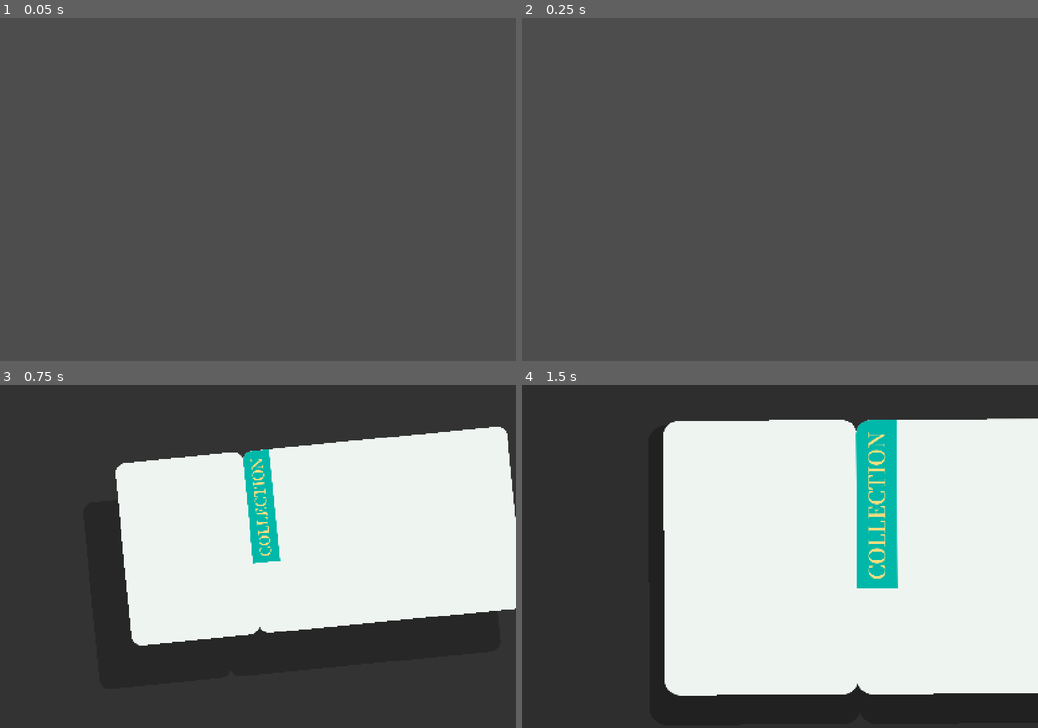
Above: before the commit, frames 1-4 (two rows, left to right).
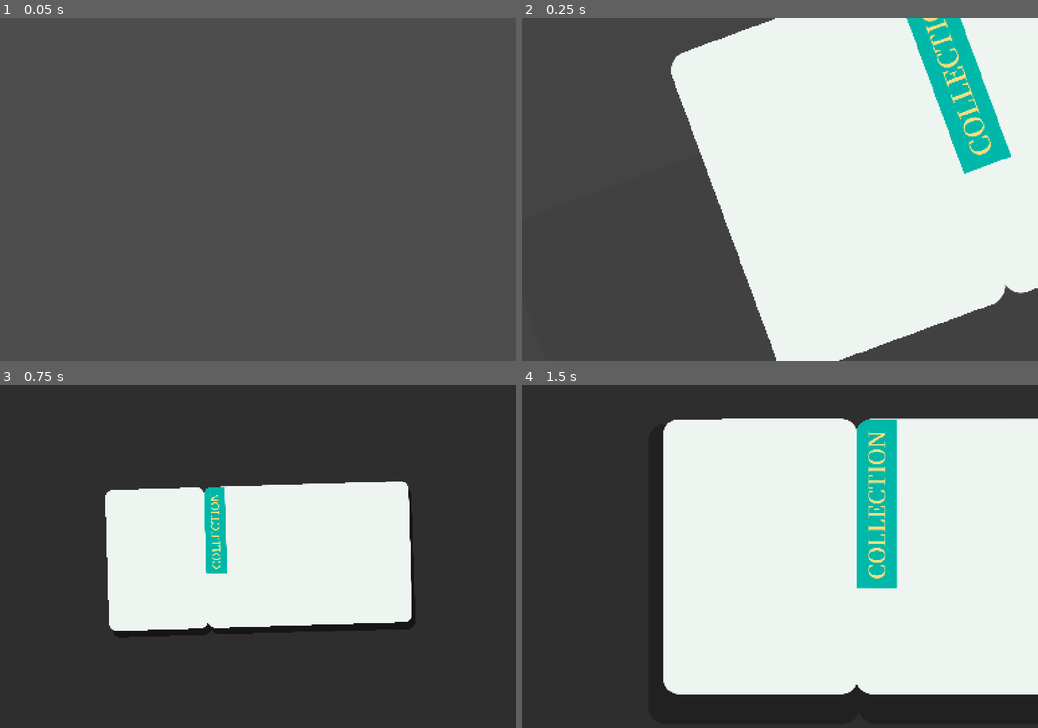
Above: after the commit, the same moments.

Repository: JeongJoonLee-kr/ANU_TreasureMap
Game: Godot game, scene res://investigator_card.tscn
The game is run twice, just before and just after one commit, with the same random seed, the same clock (stepped at 60 frames per second) and the same inputs. This scene is started directly instead of the project's main scene.
Inputs (mouse positions are in pixels of both pictures, inside the frame that each line leads up to):
- Up to frame 1 (0.05 s): no input
- Up to frame 2 (0.25 s): no input
- Up to frame 3 (0.75 s): move the mouse to (371, 539) at 0.52 s; hold P (test_resource) from 0.53 s (still down); click (371, 539) at 0.67 s
- Up to frame 4 (1.5 s): release P (test_resource) at 1.25 s; drag from (676, 573) to (754, 625) at 1.27 s

Frame 1 is identical in both runs. In frame 2, 57% of the frame differs, in the area x 28-100%, y 0-100%; in frame 3, 21%; in frame 4, 1.0%.

Commit message:
some minor duration change.

Diff:
--- a/Godot_Game/anu-treasure-map/systems/Script/ui/investigator_card.gd
+++ b/Godot_Game/anu-treasure-map/systems/Script/ui/investigator_card.gd
@@ -66,7 +66,7 @@
 	right_zone.gui_input.connect(_on_click_zone.bind("right"))
 
 	# Delay the drop-in animation slightly for better pacing
-	get_tree().create_timer(0.5).timeout.connect(drop_in)
+	get_tree().create_timer(0.2).timeout.connect(drop_in)
 
 func drop_in():
 	show()
